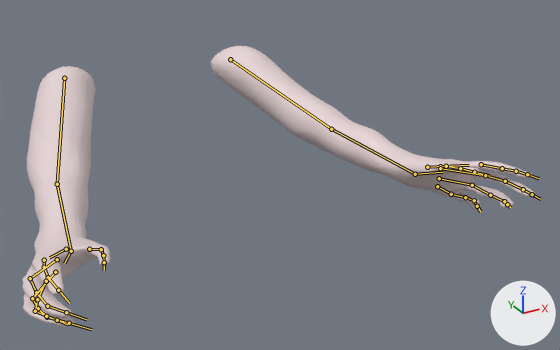
Two versions of the FBX model Assets/3D Models/Antho/Sorcière/SorcièreFirstPerson.fbx, one commit apart.
Rendered twice from a 50 mm camera at (-0.428, -1.131, 1.779) aimed at (0.052, -0.257, 1.342). Lighting does not change. The marker at lower right points along +X, +Y and +Z. Both versions are drawn at frame 1 of the action 'metarig|Spell Right'; the numbers are the values there. The bones that bend it are drawn over the model as lines.

Objects in the first picture: 'Sorcière'.
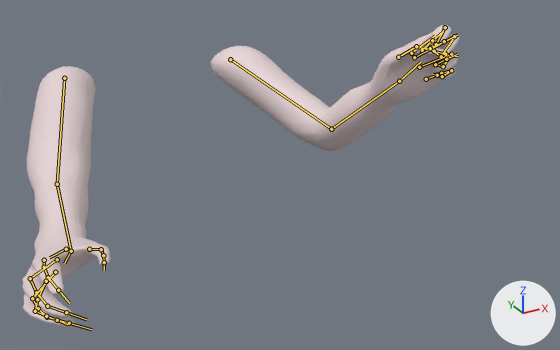
What differs and where, as boxes [x1, y1, x2, y2] in the pictures (560 x 350 px):
'Sorcière', posed (15% narrower, 7% taller)
    before: [22, 46, 535, 327]
    after: [22, 25, 459, 327]
bone 'forearm.L', root to tip
    before: (331, 129) to (415, 174)
    after: (331, 129) to (399, 81)
bone 'palm.01.L', root to tip
    before: (440, 166) to (469, 165)
    after: (411, 53) to (435, 35)
bone 'f_index.01.L', root to tip
    before: (481, 164) to (502, 168)
    after: (445, 27) to (436, 44)
bone 'f_index.02.L', root to tip
    before: (502, 168) to (516, 171)
    after: (436, 44) to (422, 50)
bone 'f_index.03.L', root to tip
    before: (516, 171) to (527, 174)
    after: (422, 50) to (432, 40)
bone 'thumb.01.L', root to tip
    before: (427, 167) to (446, 166)
    after: (398, 57) to (416, 46)
bone 'thumb.02.L', root to tip
    before: (446, 166) to (460, 168)
    after: (416, 46) to (434, 51)
bone 'thumb.03.L', root to tip
    before: (460, 168) to (474, 172)
    after: (434, 51) to (445, 54)
bone 'palm.02.L', root to tip
    before: (440, 168) to (485, 175)
    after: (414, 57) to (454, 36)
bone 'f_middle.01.L', root to tip
    before: (485, 175) to (505, 181)
    after: (454, 36) to (441, 56)
bone 'f_middle.02.L', root to tip
    before: (505, 181) to (523, 189)
    after: (441, 56) to (430, 48)
bone 'f_middle.03.L', root to tip
    before: (523, 189) to (532, 194)
    after: (430, 48) to (444, 41)
bone 'palm.03.L', root to tip
    before: (439, 178) to (472, 185)
    after: (419, 67) to (451, 54)
bone 'f_ring.01.L', root to tip
    before: (472, 185) to (490, 195)
    after: (451, 54) to (443, 66)
bone 'f_ring.02.L', root to tip
    before: (490, 195) to (504, 201)
    after: (443, 66) to (435, 64)
bone 'f_ring.03.L', root to tip
    before: (504, 201) to (507, 204)
    after: (435, 64) to (446, 59)
bone 'palm.04.L', root to tip
    before: (437, 186) to (451, 194)
    after: (426, 79) to (441, 73)
bone 'f_pinky.01.L', root to tip
    before: (451, 194) to (465, 197)
    after: (441, 73) to (451, 70)
bone 'f_pinky.02.L', root to tip
    before: (465, 197) to (474, 200)
    after: (451, 70) to (442, 76)
bone 'f_pinky.03.L', root to tip
    before: (474, 200) to (477, 206)
    after: (442, 76) to (437, 75)

What the commit changed:
Bone 'forearm.L' (bone_forearm_l) turns from (0, 0, 0) to (41, -3, 15) degrees about its own x, y and z.
Bone 'palm.01.L' (bone_palm_01_l) turns from (0, 0, 0) to (3, 15, -11) degrees about its own x, y and z.
Bone 'f_index.01.L' (bone_f_index_01_l) turns from (0, 0, 0) to (87, 9, -16) degrees about its own x, y and z.
Bone 'f_index.02.L' (bone_f_index_02_l) turns from (0, 0, 0) to (92, 14, 19) degrees about its own x, y and z.
Bone 'f_index.03.L' (bone_f_index_03_l) turns from (0, 0, 0) to (123, -8, 12) degrees about its own x, y and z.
Bone 'thumb.01.L' (bone_thumb_01_l) turns from (0, 0, 0) to (16, -3, 5) degrees about its own x, y and z.
Bone 'thumb.02.L' (bone_thumb_02_l) turns from (0, 0, 0) to (46, 18, 1) degrees about its own x, y and z.
Bone 'thumb.02.L' (bone_thumb_02_l) is rescaled from (1.0, 1.0, 1.0) to (0.89, 0.89, 0.89).
Bone 'thumb.03.L' (bone_thumb_03_l) turns from (0, 0, 0) to (15, 3, -8) degrees about its own x, y and z.
Bone 'palm.02.L' (bone_palm_02_l) turns from (0, 0, 0) to (6, 15, -5) degrees about its own x, y and z.
Bone 'f_middle.01.L' (bone_f_middle_01_l) turns from (0, 0, 0) to (87, 11, -12) degrees about its own x, y and z.
Bone 'f_middle.02.L' (bone_f_middle_02_l) turns from (0, 0, 0) to (114, 8, -5) degrees about its own x, y and z.
Bone 'f_middle.03.L' (bone_f_middle_03_l) turns from (0, 0, 0) to (88, 26, -48) degrees about its own x, y and z.
Bone 'palm.03.L' (bone_palm_03_l) turns from (0, 0, 0) to (-4, 12, -8) degrees about its own x, y and z.
Bone 'f_ring.01.L' (bone_f_ring_01_l) turns from (0, 0, 0) to (64, 10, -29) degrees about its own x, y and z.
Bone 'f_ring.02.L' (bone_f_ring_02_l) turns from (0, 0, 0) to (117, 36, -27) degrees about its own x, y and z.
Bone 'f_ring.03.L' (bone_f_ring_03_l) turns from (0, 0, 0) to (65, 28, -53) degrees about its own x, y and z.
Bone 'palm.04.L' (bone_palm_04_l) turns from (0, 0, 0) to (7, -1, 18) degrees about its own x, y and z.
Bone 'f_pinky.01.L' (bone_f_pinky_01_l) turns from (0, 0, 0) to (-7, 4, -40) degrees about its own x, y and z.
Bone 'f_pinky.02.L' (bone_f_pinky_02_l) turns from (0, 0, 0) to (64, 12, -29) degrees about its own x, y and z.
Bone 'f_pinky.03.L' (bone_f_pinky_03_l) turns from (0, 0, 0) to (84, 30, 7) degrees about its own x, y and z.
